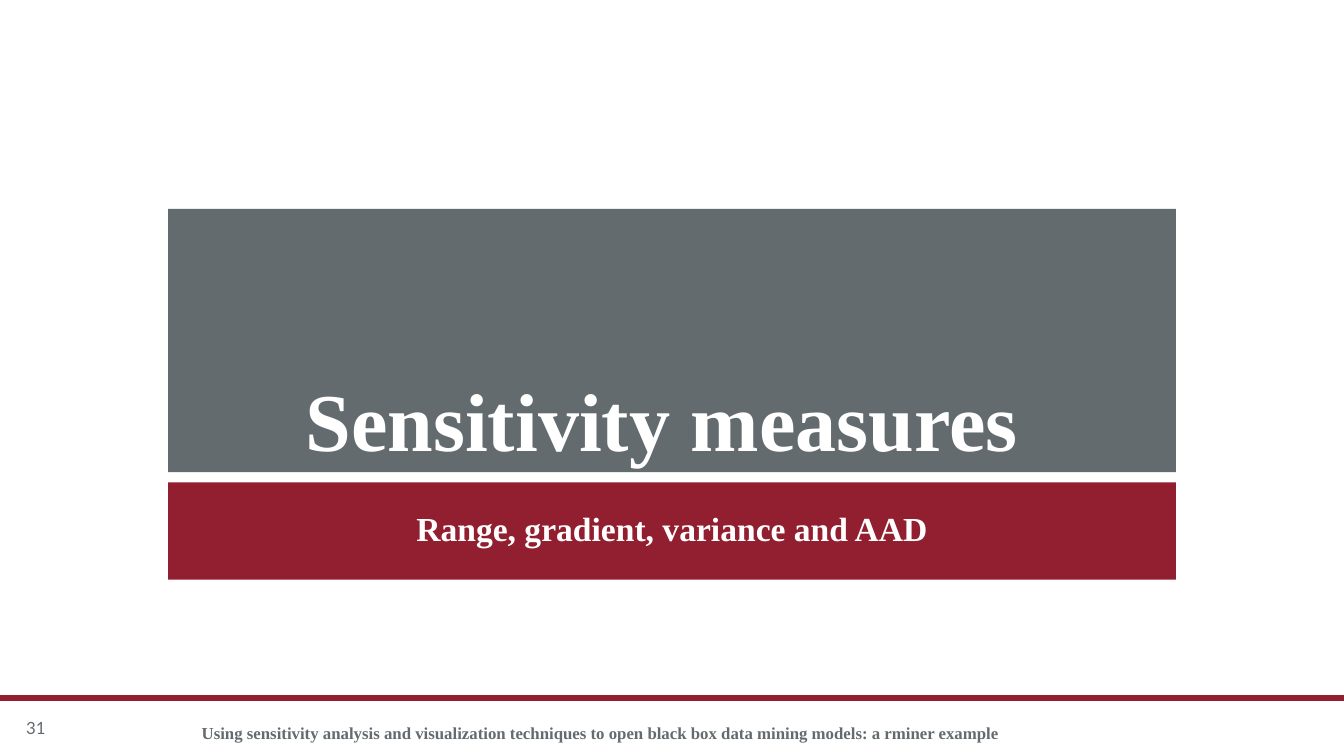
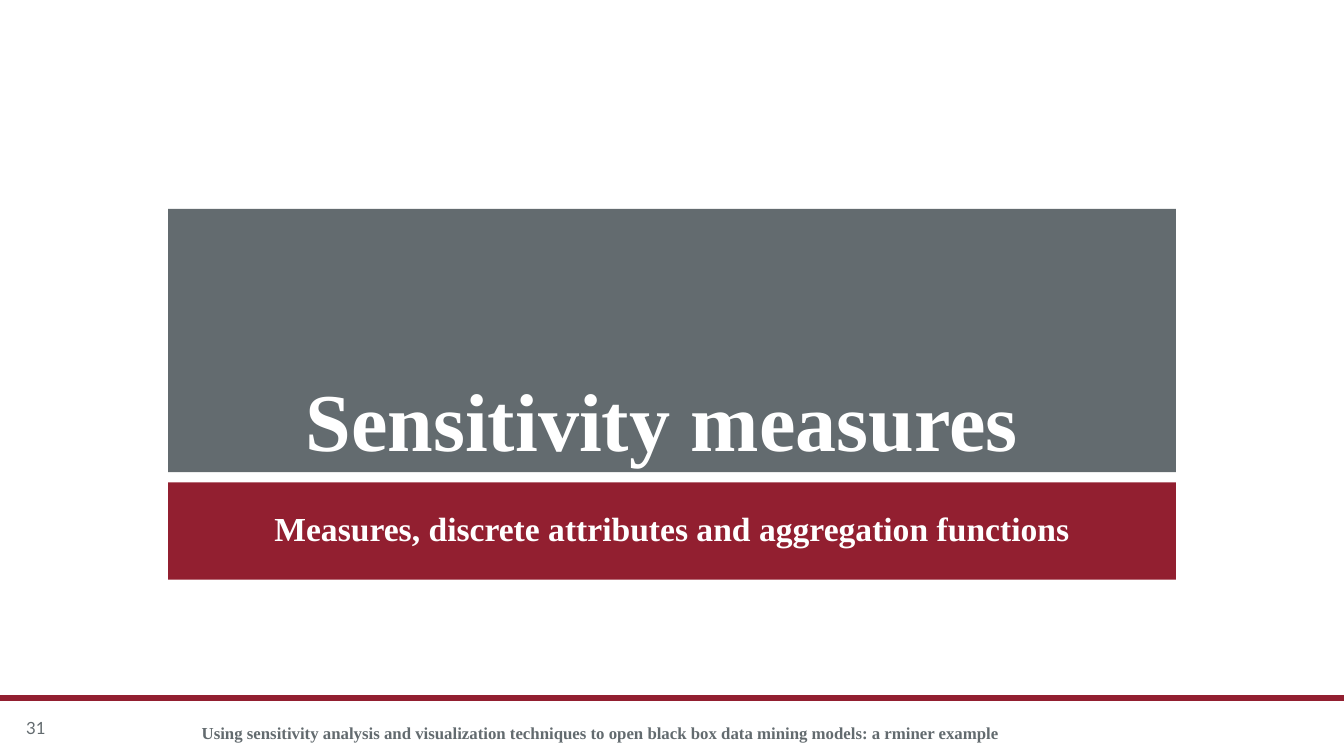
Before and after one commit to rgonzalezmoyano/Cafee, a slide deck: slide 31 of articulo 1 XAI/Apuntes/Sensitivity analysis/Presentación SA.pptx. Drawn at 1344x756 pixels with LibreOffice and Linux fonts; fonts in the diff are those of the drawing; background and template pictures are left out. Boxes give left, top, right and bottom in pixels: in the first picture for what was removed or moved away, otherwise in the second. Text is boxed around its words. In the diff, an @@ line names an element or a change of style, - is before the commit and + after.

```diff
--- a/articulo 1 XAI/Apuntes/Sensitivity analysis/Presentación SA.pptx
+++ b/articulo 1 XAI/Apuntes/Sensitivity analysis/Presentación SA.pptx
@@ subtitle at [274,517,1069,548]: text changed @@
-Range, gradient, variance and AAD
+Measures, discrete attributes and aggregation functions
```
Also in this commit, not shown: 7 other slides changed, 4 slides added, 4 other files.
